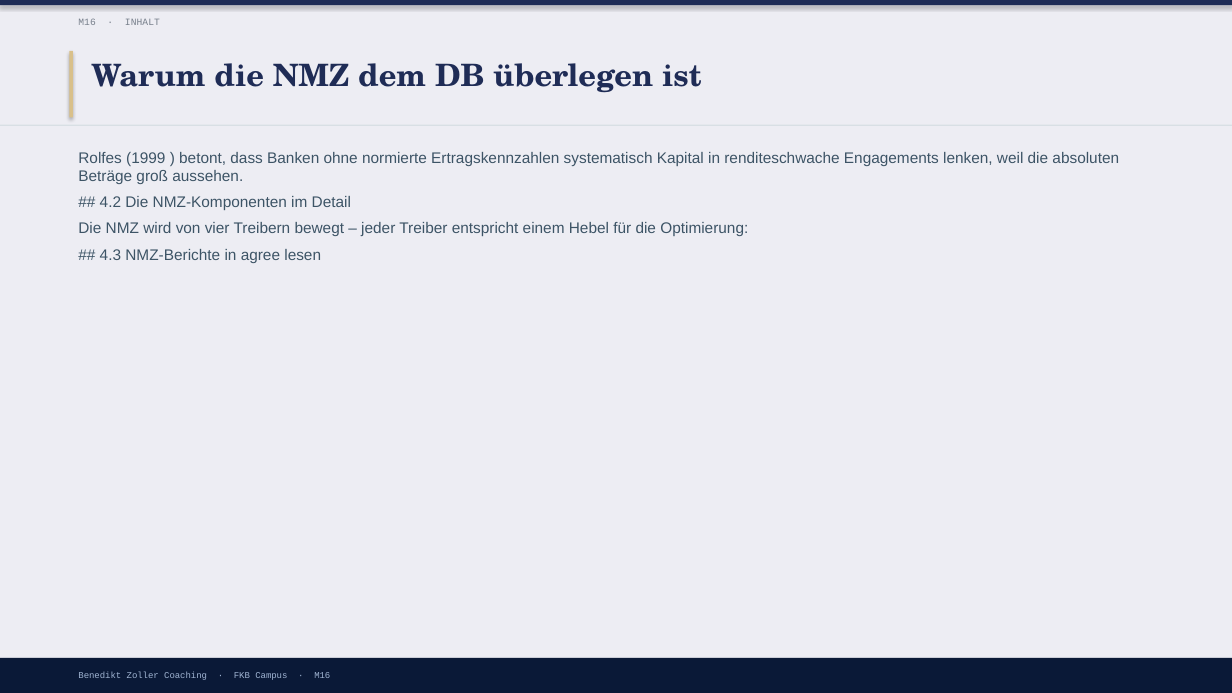
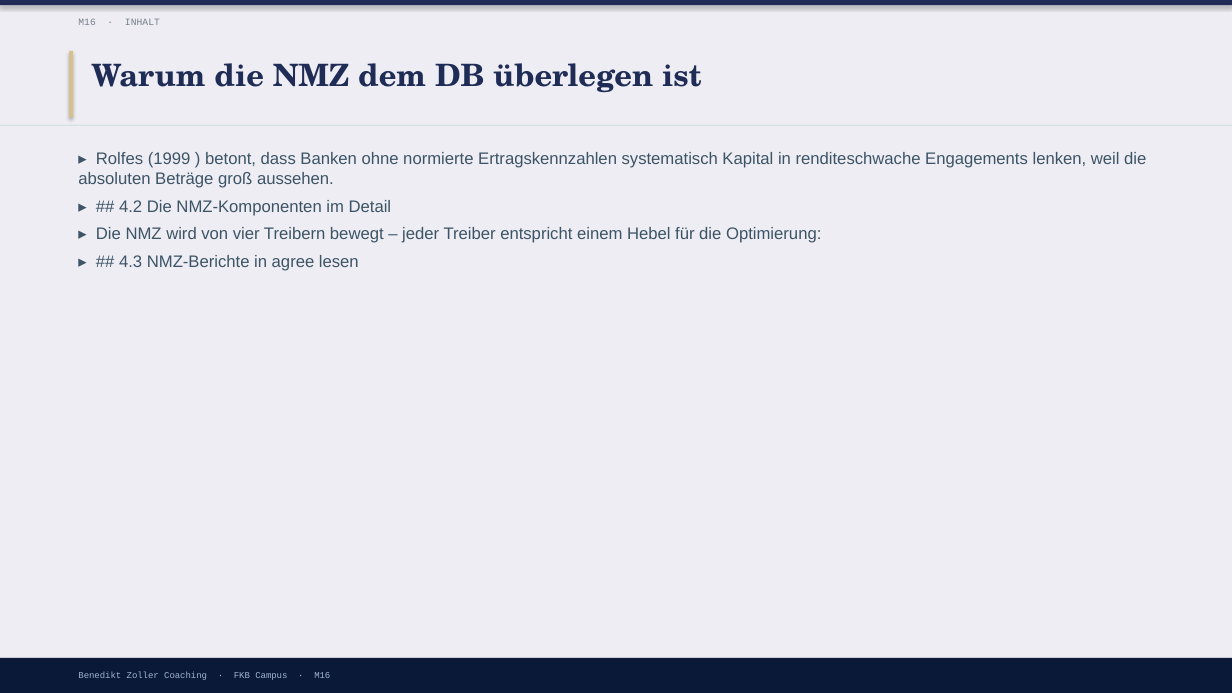
Before and after one commit to ck5rqc47pr-byte/firmenkundenakademie-online, a slide deck: slide 6 of protected-downloads/praesentation/M16.pptx (slide 5 before the commit). Drawn at 1232x693 pixels with LibreOffice and Linux fonts; fonts in the diff are those of the drawing. Boxes give left, top, right and bottom in pixels: in the first picture for what was removed or moved away, otherwise in the second. Text is boxed around its words. In the diff, an @@ line names an element or a change of style, - is before the commit and + after.

```diff
--- a/protected-downloads/praesentation/M16.pptx
+++ b/protected-downloads/praesentation/M16.pptx
@@ text at (78, 152, 1146, 271): text changed; size 12 to 13 pt @@
-Rolfes (1999 ) betont, dass Banken ohne normierte Ertragskennzahlen systematisch Kapital in renditeschwache Engagements lenken, weil die absoluten Beträge groß aussehen.
-## 4.2 Die NMZ-Komponenten im Detail
-Die NMZ wird von vier Treibern bewegt – jeder Treiber entspricht einem Hebel für die Optimierung:
-## 4.3 NMZ-Berichte in agree lesen
+▸ Rolfes (1999 ) betont, dass Banken ohne normierte Ertragskennzahlen systematisch Kapital in renditeschwache Engagements lenken, weil die absoluten Beträge groß aussehen.
+▸ ## 4.2 Die NMZ-Komponenten im Detail
+▸ Die NMZ wird von vier Treibern bewegt – jeder Treiber entspricht einem Hebel für die Optimierung:
+▸ ## 4.3 NMZ-Berichte in agree lesen
```
Also in this commit, not shown: 8 other slides changed, 4 slides added, 21 other files.
